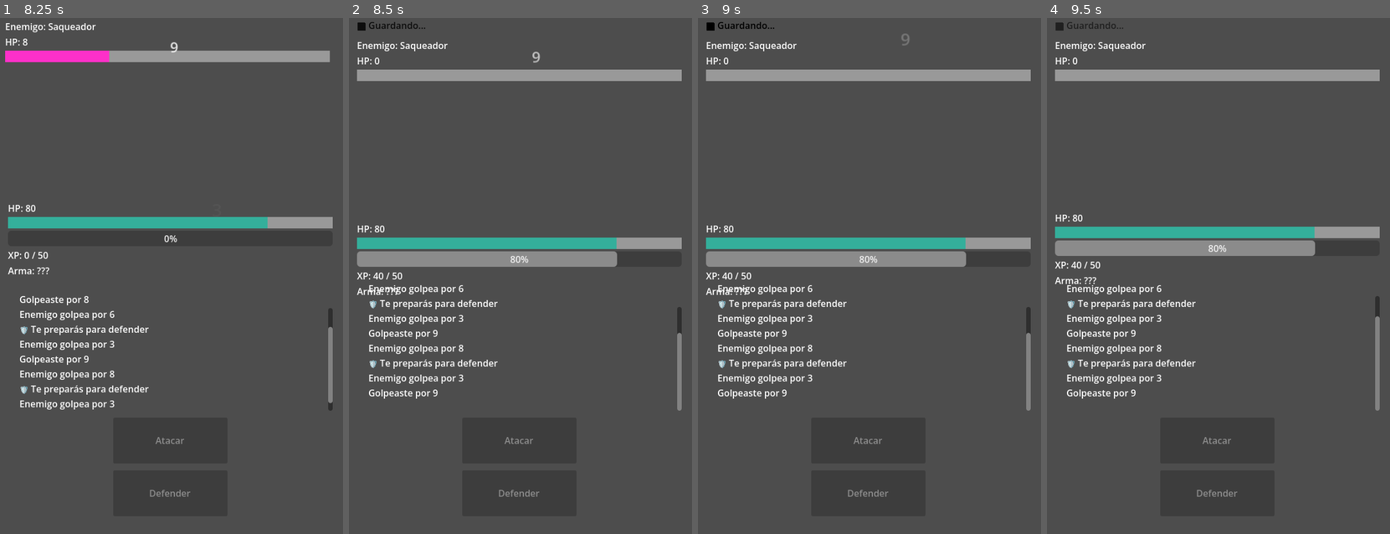
Above: before the commit, frames 1-4 (left to right).
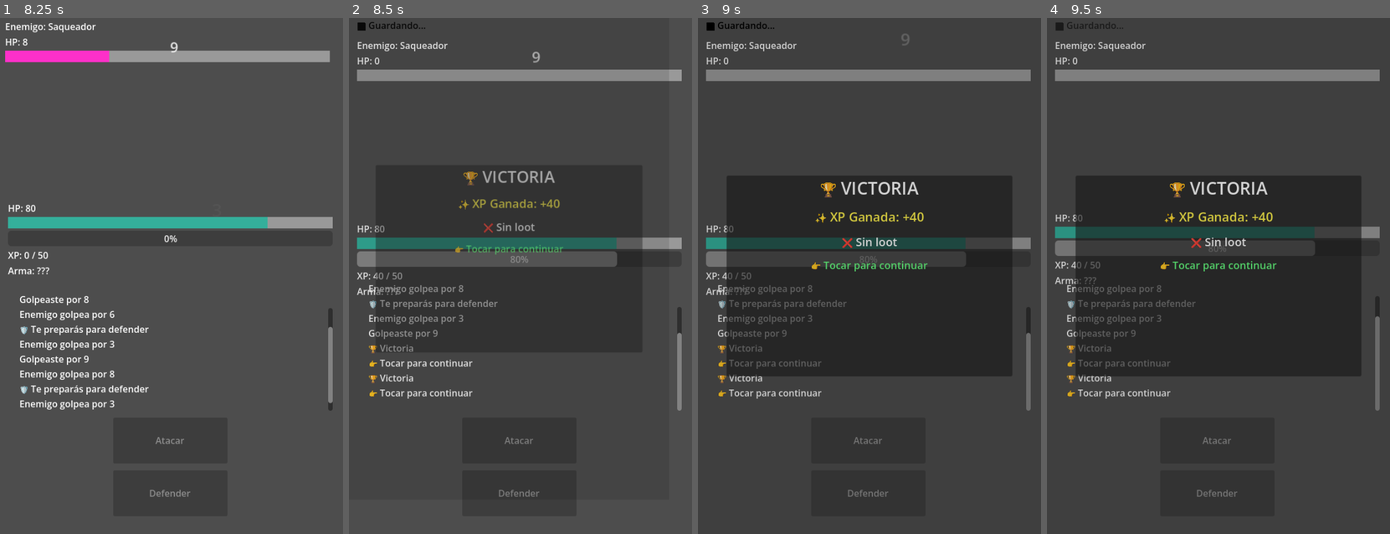
Above: after the commit, the same moments.

Repository: MirandaFrancoCBA/apocalypsheep
Game: Godot game, scene res://scenes/main_menu.tscn
Same seed, same stepped clock (60 frames per second), same inputs: the game is played once before the commit and once after it.
Inputs:
- Up to frame 1 (8.25 s): click "CONTINUAR" at 0.5 s; click "Ciudad destruida (Lv 1-3)" at 1.25 s; click "Atacar" at 2 s; click "Defender" at 3.5 s; click "Atacar" at 5 s; tap Enter at 5.75 s; click "Defender" at 6.5 s; click "Atacar" at 8 s
- Up to frame 2 (8.5 s): no input
- Up to frame 3 (9 s): no input
- Up to frame 4 (9.5 s): no input

Frame 1 is identical in both runs. In frame 2, 28% of the frame differs, in the area x 2-86%, y 4-74%; in frame 3, 36%, in the area x 2-97%, y 4-83%; in frame 4, 36%.

Commit message:
Fix: popup results

Diff:
--- a/scenes/ui/combat_result_popup.tscn
+++ b/scenes/ui/combat_result_popup.tscn
@@ -11,17 +11,8 @@
 grow_vertical = 2
 script = ExtResource("1_f5ltw")
 
-[node name="ColorRect" type="ColorRect" parent="." unique_id=1828843861]
-layout_mode = 1
-anchors_preset = 15
-anchor_right = 1.0
-anchor_bottom = 1.0
-grow_horizontal = 2
-grow_vertical = 2
-color = Color(0.0010853455, 0.0010853442, 0.0010853445, 0.17254902)
-
 [node name="Panel" type="Panel" parent="." unique_id=77412670]
-custom_minimum_size = Vector2(350, 220)
+custom_minimum_size = Vector2(500, 350)
 layout_mode = 1
 anchors_preset = 8
 anchor_left = 0.5
@@ -37,15 +28,9 @@
 
 [node name="VBoxContainer" type="VBoxContainer" parent="Panel" unique_id=1208749646]
 layout_mode = 1
-anchors_preset = -1
-anchor_left = 20.0
-anchor_top = 20.0
-anchor_right = 20.0
-anchor_bottom = 20.0
-offset_left = 20.0
-offset_top = 20.0
-offset_right = -20.0
-offset_bottom = -20.0
+anchors_preset = 15
+anchor_right = 1.0
+anchor_bottom = 1.0
 grow_horizontal = 2
 grow_vertical = 2
 theme_override_constants/separation = 14
@@ -73,3 +58,12 @@
 text = "👉 Tocar para continuar"
 horizontal_alignment = 1
 vertical_alignment = 1
+
+[node name="ColorRect" type="ColorRect" parent="." unique_id=1828843861]
+layout_mode = 1
+anchors_preset = 15
+anchor_right = 1.0
+anchor_bottom = 1.0
+grow_horizontal = 2
+grow_vertical = 2
+color = Color(0.0010853455, 0.0010853442, 0.0010853445, 0.17254902)
--- a/scripts/ui/combat_result_popup.gd
+++ b/scripts/ui/combat_result_popup.gd
@@ -6,15 +6,11 @@
 @onready var label_loot = $Panel/VBoxContainer/LabelLoot
 
 func show_result(
-	result: String,
 	xp: int,
 	loot: Dictionary
 ) -> void:
 
-	if result == "victory":
-		label_title.text = "🏆 VICTORIA"
-	else:
-		label_title.text = "💀 DERROTA"
+	label_title.text = "🏆 VICTORIA"
 
 	label_xp.text = "✨ XP Ganada: +" + str(xp)
 
--- a/scripts/ui/combat_screen.gd
+++ b/scripts/ui/combat_screen.gd
@@ -47,7 +47,7 @@
 var enemy: Enemy
 var combat_finished := false
 var waiting_for_input := false
-
+var can_continue := false
 var combat_system := CombatSystem.new()
 
 # ─────────────────────────────────────────
@@ -321,25 +321,40 @@
 		await _death_feedback()
 		_show_game_over()
 		return
+
 	var xp_gained := 0
 	var loot := {}
 
 	if result == "victory":
 
-		# ─────────────────────────
 		# XP
-		# ─────────────────────────
 		xp_gained = 40
 		GameManager.add_xp(xp_gained)
 
-		# ─────────────────────────
 		# LOOT
-		# ─────────────────────────
 		if _roll_drop():
 			loot = _generate_loot()
 
 			if loot.size() > 0:
 				GameManager.add_item_to_inventory(loot)
+
+	# ✅ MOSTRAR POPUP
+	_show_combat_result_popup(
+		result,
+		xp_gained,
+		loot
+	)
+
+	# LOG LIMPIO
+	add_log("🏆 Victoria")
+	add_log("👉 Tocar para continuar")
+
+	button_attack.disabled = true
+	button_defend.disabled = true
+
+	GameManager._save_game()
+
+
 
 	# ─────────────────────────
 	# POPUP RESULTADO
@@ -352,13 +367,12 @@
 
 	var popup = CombatResultPopupScene.instantiate()
 
-	get_tree().current_scene.add_child(popup)
+	add_child(popup)
 
 	popup.top_level = true
 	popup.z_index = 100
 
 	popup.show_result(
-		result,
 		xp,
 		loot
 	)
